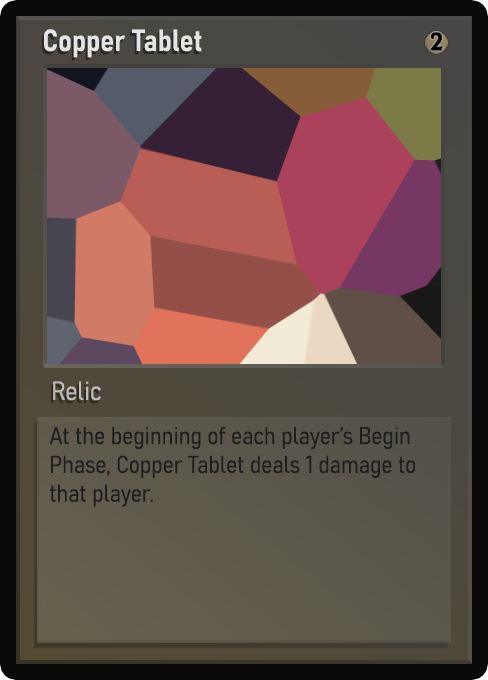
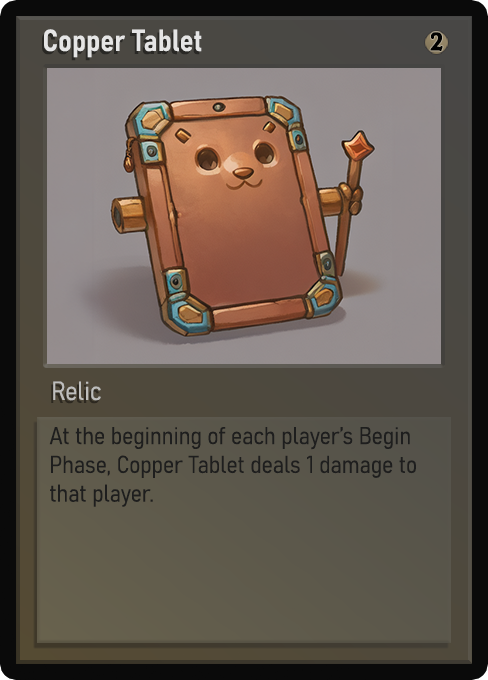
Two versions of the same layered image (488x680). Layer-by-layer changes:
painted on "Name" over (44, 30, 192, 52)
painted on "Class" over (59, 383, 101, 401)
painted on "Desc_norm" over (52, 427, 416, 507)
painted on "Artwork" over (47, 68, 441, 364)
